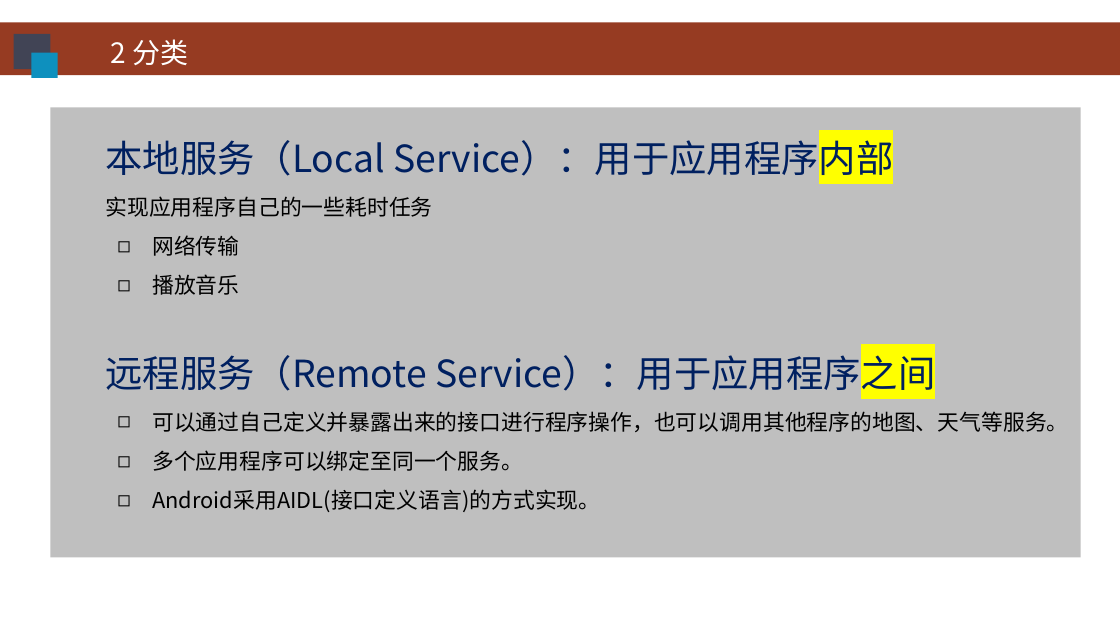
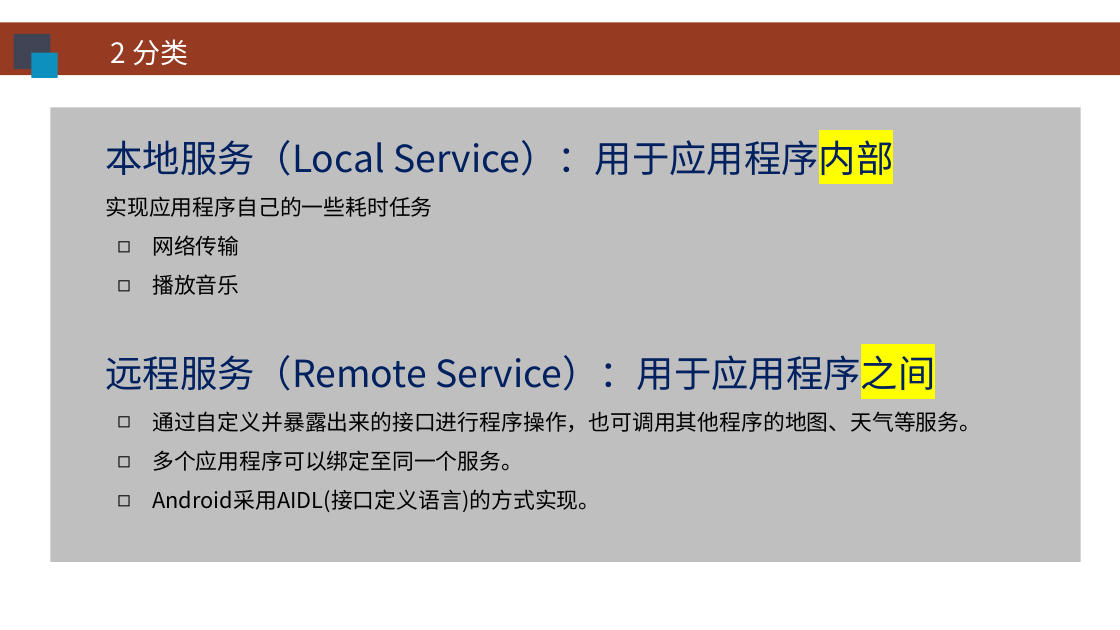
Before and after one commit to HBU/Android-PPT, a slide deck: slide 3 of 06.0 -- 服务 ------- 第06章.pptx. Drawn at 1120x630 pixels with LibreOffice and Linux fonts; fonts in the diff are those of the drawing; background and template pictures are left out. Boxes give left, top, right and bottom in pixels: in the first picture for what was removed or moved away, otherwise in the second. Text is boxed around its words. In the diff, an @@ line names an element or a change of style, - is before the commit and + after.

```diff
--- a/06.0 -- 服务 ------- 第06章.pptx
+++ b/06.0 -- 服务 ------- 第06章.pptx
@@ rectangle "本地服务（Local Service）：用于应用程序内部": place and size @@
-rectangle "本地服务（Local Service）：用于应用程序内部" at <box>50,108,1081,558</box>
+rectangle "本地服务（Local Service）：用于应用程序内部" at <box>50,108,1081,562</box>
@@ text in rectangle at <box>152,411,981,432</box>: text changed @@
-  ◻ 可以通过自己定义并暴露出来的接口进行程序操作，也可以调用其他程序的地图、天气等服务。
+  ◻ 通过自定义并暴露出来的接口进行程序操作，也可调用其他程序的地图、天气等服务。
```
Also in this commit, not shown: 3 other slides changed.
